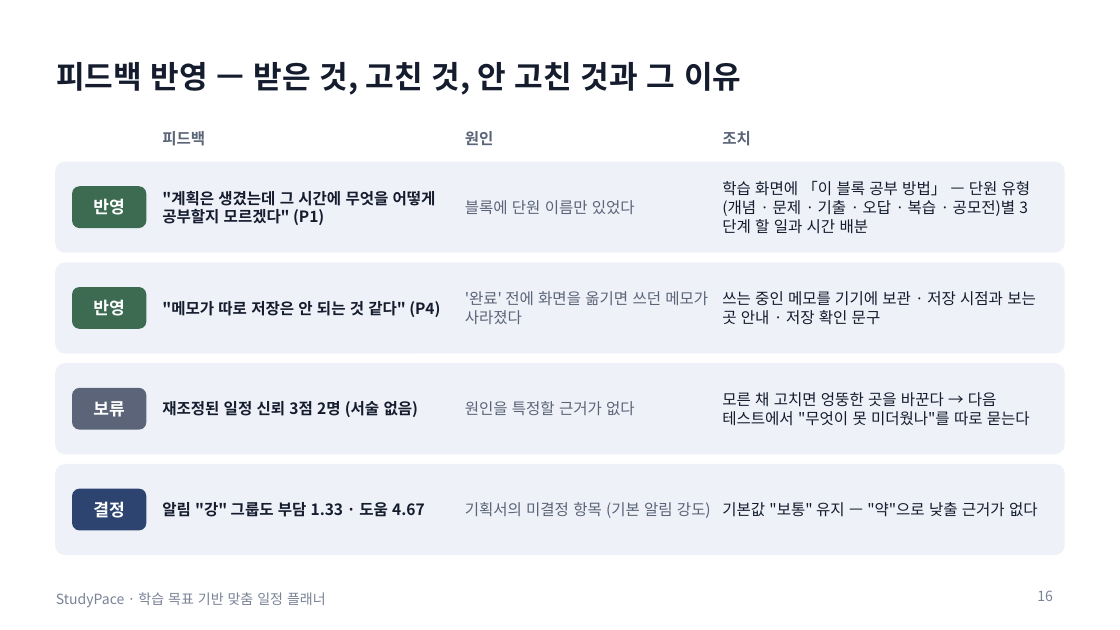
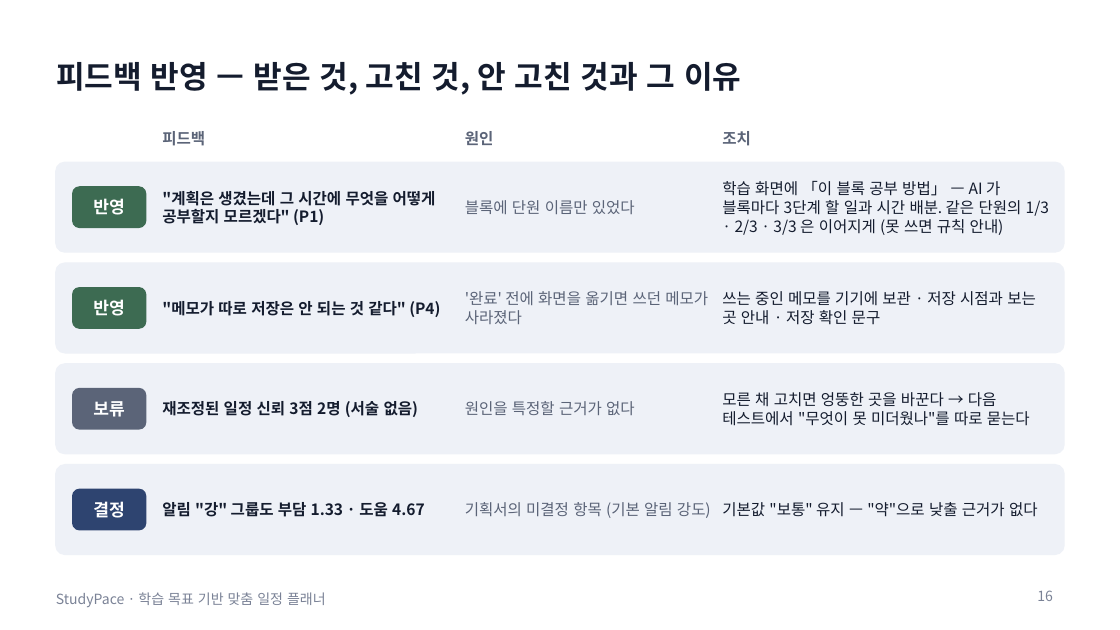
Before and after one commit to dinf7605/Codyssey_FinalProject, a slide deck: slide 16 of docs/발표자료_StudyPace.pptx. Drawn at 1120x630 pixels with LibreOffice and Linux fonts; fonts in the diff are those of the drawing. Boxes give left, top, right and bottom in pixels: in the first picture for what was removed or moved away, otherwise in the second. Text is boxed around its words. In the diff, an @@ line names an element or a change of style, - is before the commit and + after.

Commit message:
feat: 블록 공부 방법을 AI 로 — 같은 단원의 1/3·2/3·3/3 을 한 번에 물어 이어지는 3단계 · 다른 단원 주제 제외 · 못 쓰면 순서별 규칙 안내

```diff
--- a/docs/발표자료_StudyPace.pptx
+++ b/docs/발표자료_StudyPace.pptx
@@ text at box(722, 181, 1049, 235): text changed @@
-학습 화면에 「이 블록 공부 방법」 — 단원 유형(개념 · 문제 · 기출 · 오답 · 복습 · 공모전)별 3단계 할 일과 시간 배분
+학습 화면에 「이 블록 공부 방법」 — AI 가 블록마다 3단계 할 일과 시간 배분. 같은 단원의 1/3 · 2/3 · 3/3 은 이어지게 (못 쓰면 규칙 안내)
```
Also in this commit, not shown: 1 other slide changed, 10 other files.
